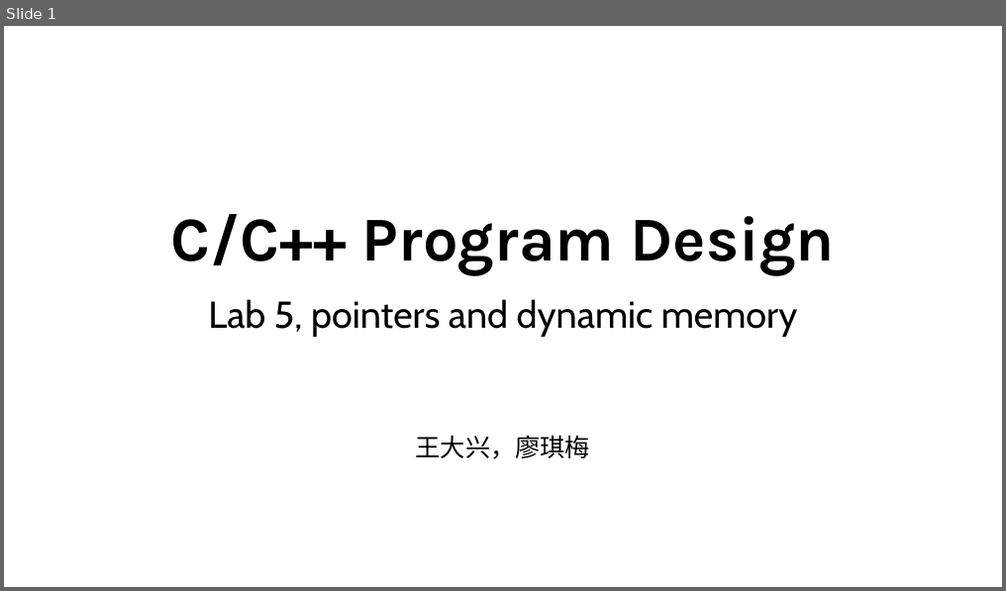
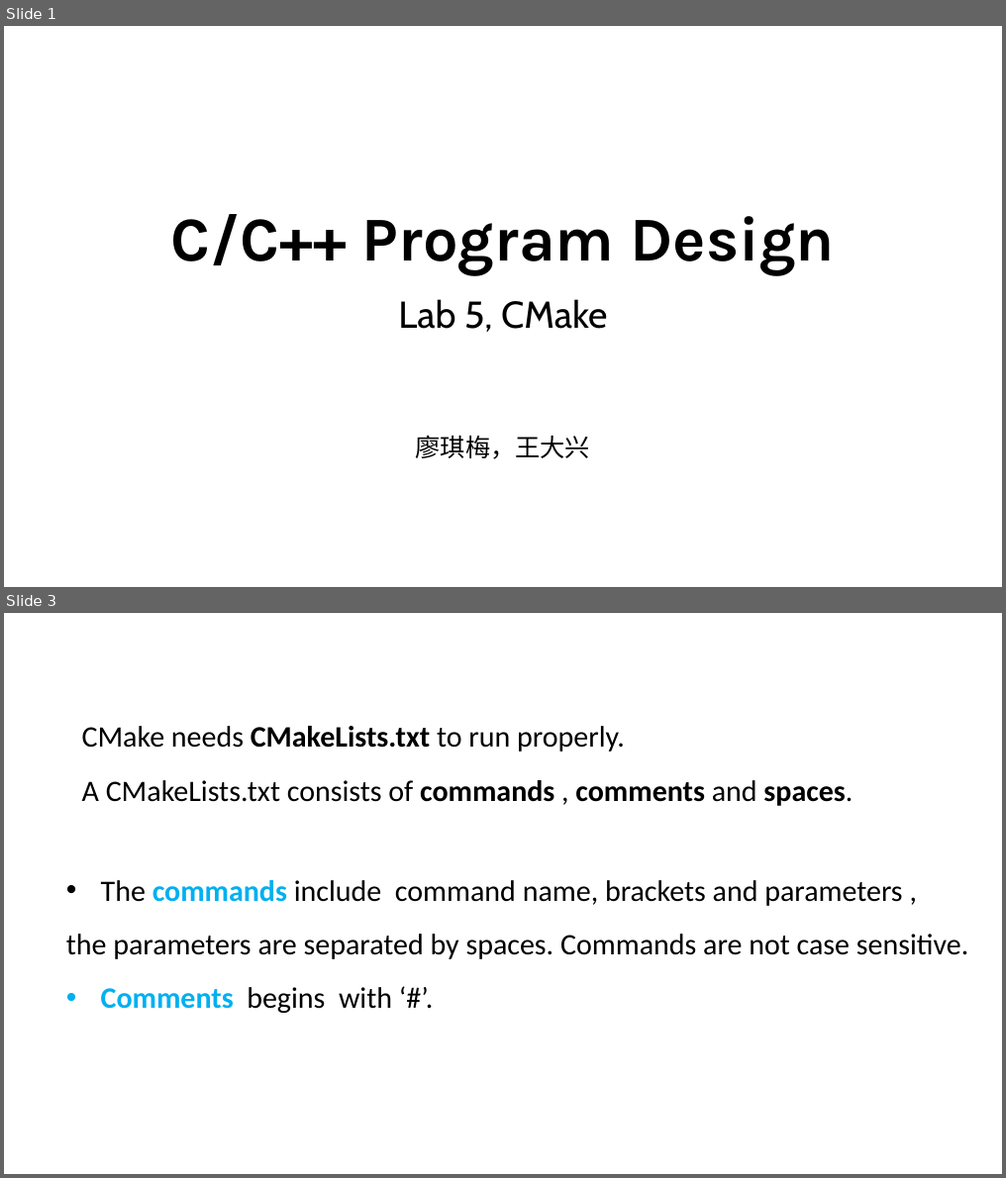
Before and after one commit to ShiqiYu/CPP, a slide deck: week05/Lab05.pptx. Shown one above the other, each under a label of ours: slide 1 before the commit, slides 1 and 3 after it; the slides between them are not shown. The pictures are 1006x591 and 1006x1178 pixels, drawn with LibreOffice and Linux fonts; fonts in the diff are those of the drawing; background and template pictures are left out. Boxes give left, top, right and bottom in pixels: in the first picture for what was removed or moved away, otherwise in the second. Text is boxed around its words. In the diff, an @@ line names an element or a change of style, - is before the commit and + after.

```diff
--- a/week05/Lab05.pptx
+++ b/week05/Lab05.pptx
@@ slide 3 added at (x1=4, y1=613, x2=1002, y2=1174), background #FFFFFF @@
@@ text added at (x1=82, y1=726, x2=852, y2=806), 28.6 pt, text #000000 @@
+CMake needs CMakeLists.txt to run properly.
+A CMakeLists.txt consists of commands , comments and spaces.
@@ text added at (x1=66, y1=880, x2=968, y2=1013), 28.6 pt, text #000000 @@
+• The commands include command name, brackets and parameters ,
+the parameters are separated by spaces. Commands are not case sensitive.
+• Comments begins with ‘#’.
@@ slide 1 changed as well @@
@@ subtitle at (x1=398, y1=299, x2=607, y2=460): text changed @@
-Lab 5, pointers and dynamic memory
-王大兴，廖琪梅
+Lab 5, CMake
+廖琪梅，王大兴
```
Also in this commit, not shown: 1 other slide changed, 15 other slides added, 24 slides removed.
